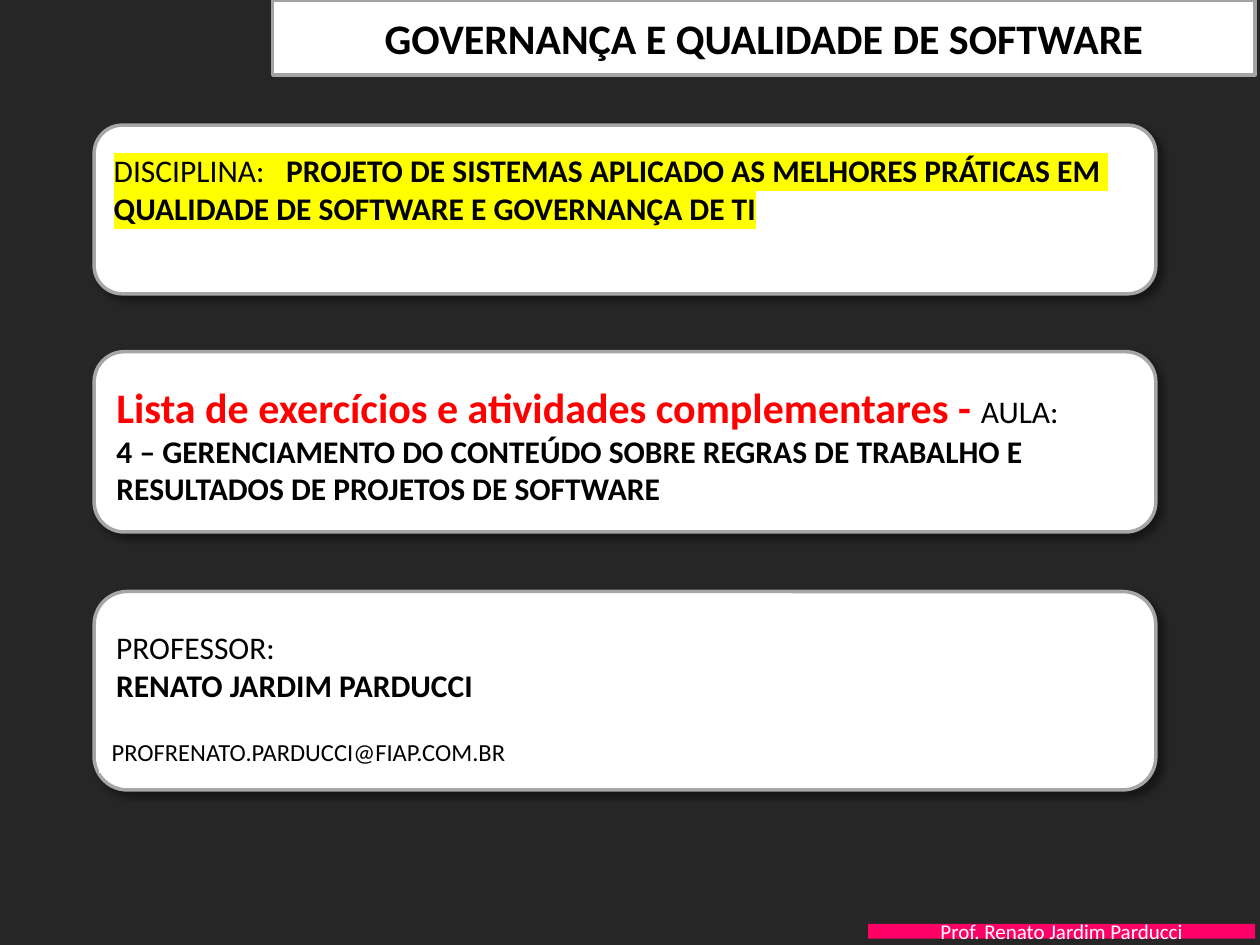
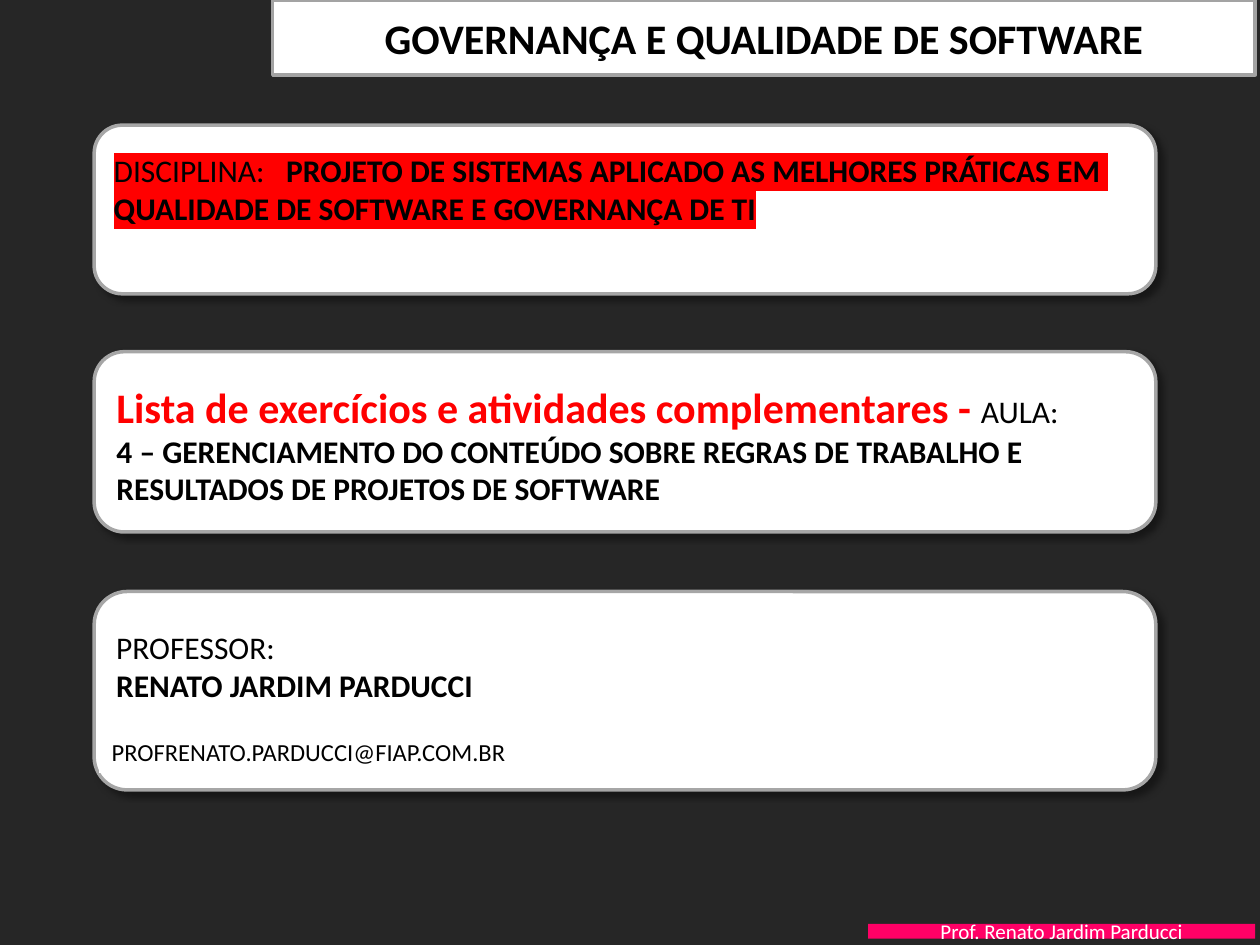
Before and after one commit to LucasMatteis/3SIA-exemploGIT-24, a slide deck: slide 1 of PastaDocksKickoff/PITCH.pptx. Drawn at 1260x945 pixels with LibreOffice and Linux fonts; fonts in the diff are those of the drawing; background and template pictures are left out. Boxes give left, top, right and bottom in pixels: in the first picture for what was removed or moved away, otherwise in the second. Text is boxed around its words. In the diff, an @@ line names an element or a change of style, - is before the commit and + after.

Commit message:
Alteração de fundo cor vermelho

```diff
--- a/PastaDocksKickoff/PITCH.pptx
+++ b/PastaDocksKickoff/PITCH.pptx
@@ text "DISCIPLINA: PROJETO DE SISTEMAS APLICADO ..." at [114, 156, 1100, 226]: highlight #FFFF00 to #FF0000 @@
```
